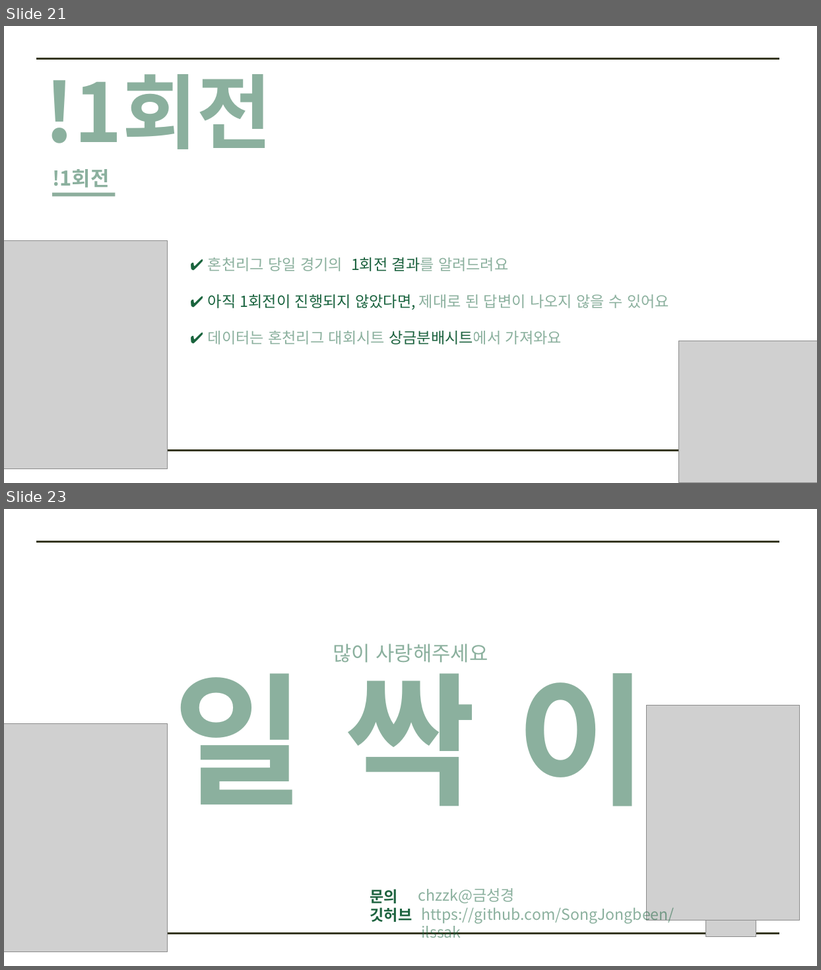
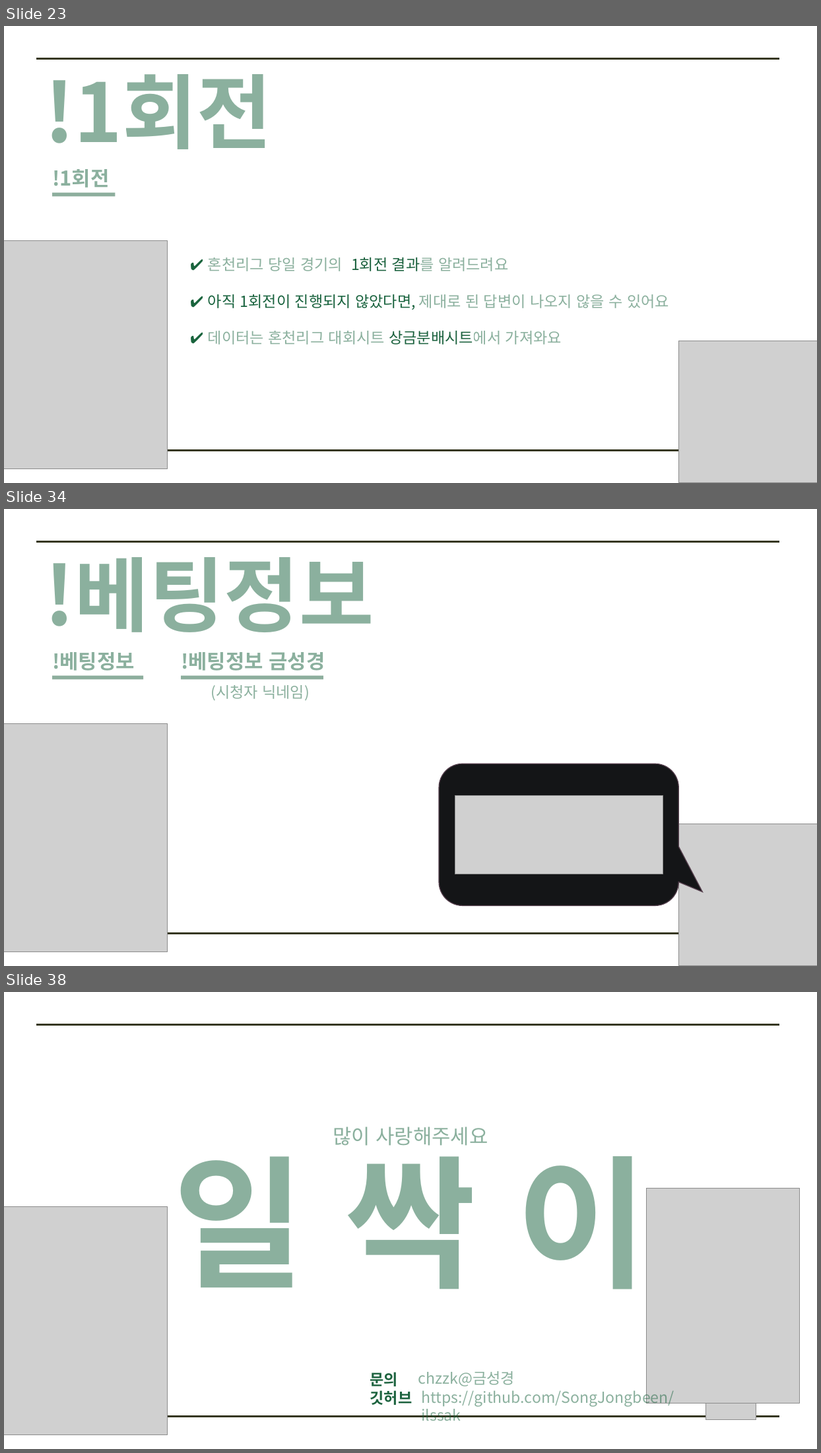
Before and after one commit to SongJongbeen/ilssak, a slide deck: 일싹이 소개.pptx. Shown one above the other, each under a label of ours: slides 21 and 23 before the commit, slides 23, 34 and 38 after it; the slides between them are not shown. The pictures are 821x970 and 821x1453 pixels, drawn with LibreOffice and Linux fonts; fonts in the diff are those of the drawing; grey boxes stand for pictures. Boxes give left, top, right and bottom in pixels: in the first picture for what was removed or moved away, otherwise in the second. Text is boxed around its words. In the diff, an @@ line names an element or a change of style, - is before the commit and + after.

```diff
--- a/일싹이 소개.pptx
+++ b/일싹이 소개.pptx
@@ slide 34 added at (4, 509, 817, 966), background #FFFFFF; not listed: 2 template elements that a slide beside it also shows @@
@@ text added at (44, 557, 374, 632), 96 pt, text #19633E at 50% opacity, bold @@
+!베팅정보
@@ text added at (52, 652, 135, 671), 24 pt, text #19633E at 50% opacity, bold @@
+!베팅정보
@@ text added at (181, 652, 325, 671), 24 pt, text #19633E at 50% opacity, bold @@
+!베팅정보 금성경
@@ line added from (52, 677) to (144, 677), #1D5F3C 4.5 pt @@
@@ line added from (181, 677) to (323, 677), #1D5F3C 4.5 pt @@
@@ text added at (211, 685, 310, 700), 18 pt, text #19633E at 50% opacity @@
+(시청자 닉네임)
@@ picture added at (4, 723, 168, 953) @@
@@ rounded speech box added at (439, 764, 679, 906), fill #141517, outline #56404E 1 pt @@
@@ picture added at (455, 795, 663, 875) @@
@@ picture added at (679, 824, 817, 966) @@
@@ what was slide 21 is now slide 23 @@
@@ what was slide 23 is now slide 38 @@
```
Also in this commit, not shown: 1 slide changed, 14 other slides added, 21 other files.
